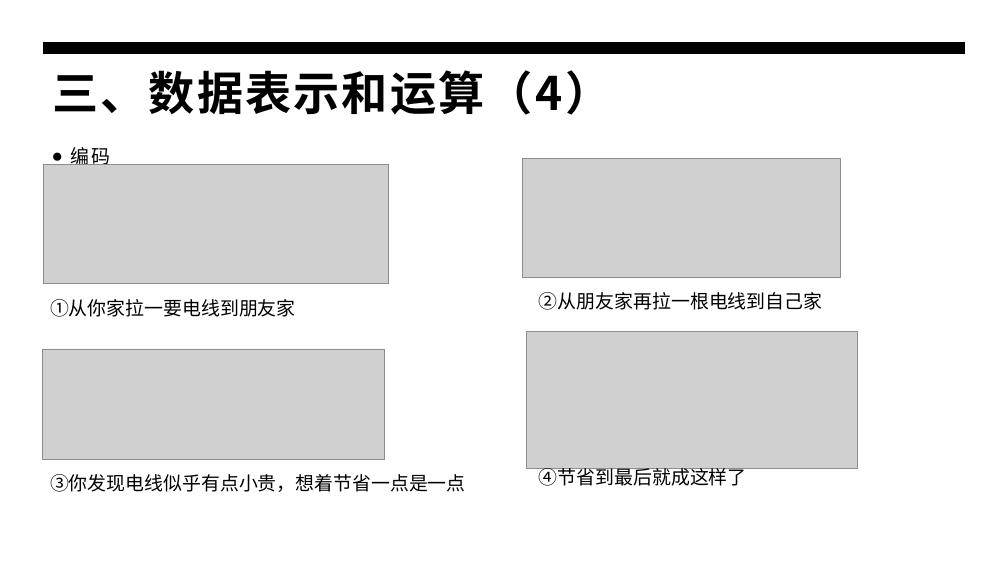
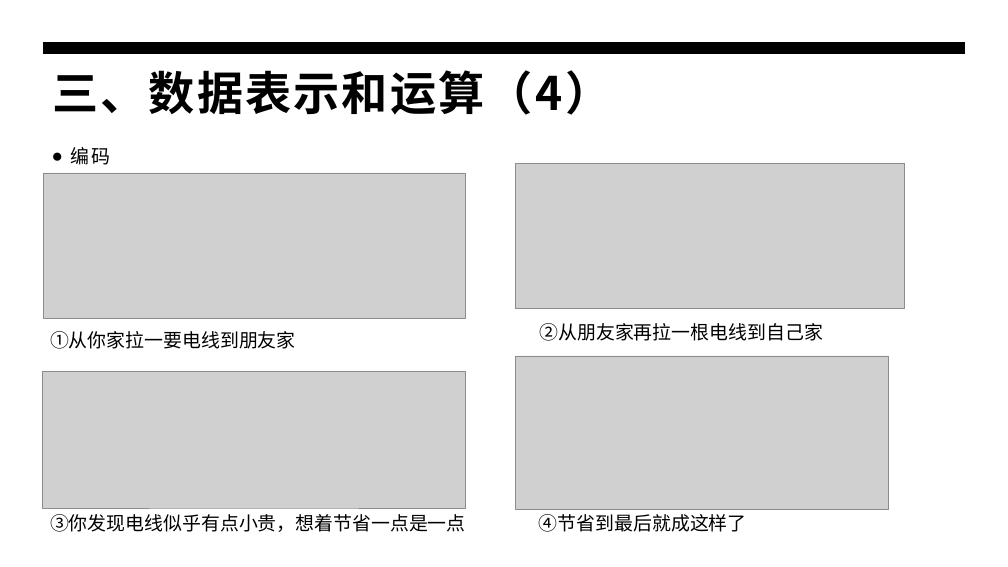
Before and after one commit to panxibei/writing, a slide deck: slide 14 of 44_心理学/21_浥尘伙伴社团独家密训课程：计算机编程开门课/浥尘伙伴社团原创：计算机编程开门课.pptx. Drawn at 1008x567 pixels with LibreOffice and Linux fonts; fonts in the diff are those of the drawing; grey boxes stand for pictures. Boxes give left, top, right and bottom in pixels: in the first picture for what was removed or moved away, otherwise in the second. Text is boxed around its words. In the diff, an @@ line names an element or a change of style, - is before the commit and + after.

```diff
--- a/44_心理学/21_浥尘伙伴社团独家密训课程：计算机编程开门课/浥尘伙伴社团原创：计算机编程开门课.pptx
+++ b/44_心理学/21_浥尘伙伴社团独家密训课程：计算机编程开门课/浥尘伙伴社团原创：计算机编程开门课.pptx
@@ picture: place and size @@
-picture at (43,165,389,284)
+picture at (43,173,466,318)
@@ picture: place and size @@
-picture at (523,158,841,277)
+picture at (516,163,905,309)
@@ text "①从你家拉一要电线到朋友家": place and size @@
-text "①从你家拉一要电线到朋友家" at (50,299,296,317)
+text "①从你家拉一要电线到朋友家" at (50,331,296,349)
@@ text "②从朋友家再拉一根电线到自己家": place and size @@
-text "②从朋友家再拉一根电线到自己家" at (539,292,822,310)
+text "②从朋友家再拉一根电线到自己家" at (539,323,822,341)
@@ picture: place and size @@
-picture at (526,332,857,469)
+picture at (516,356,889,510)
@@ picture: place and size @@
-picture at (42,349,384,460)
+picture at (42,372,465,508)
@@ text "③你发现电线似乎有点小贵，想着节省一点是一点": place and size @@
-text "③你发现电线似乎有点小贵，想着节省一点是一点" at (50,474,466,492)
+text "③你发现电线似乎有点小贵，想着节省一点是一点" at (50,514,466,532)
@@ text "④节省到最后就成这样了": place and size @@
-text "④节省到最后就成这样了" at (539,468,747,486)
+text "④节省到最后就成这样了" at (539,514,747,532)
```
Also in this commit, not shown: 23 other slides changed, 2 slides added.
